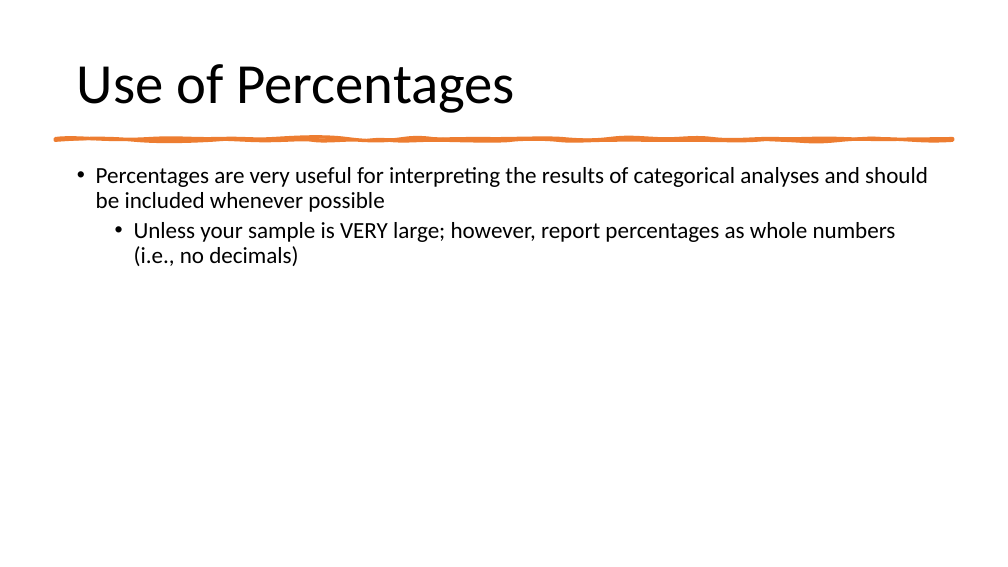
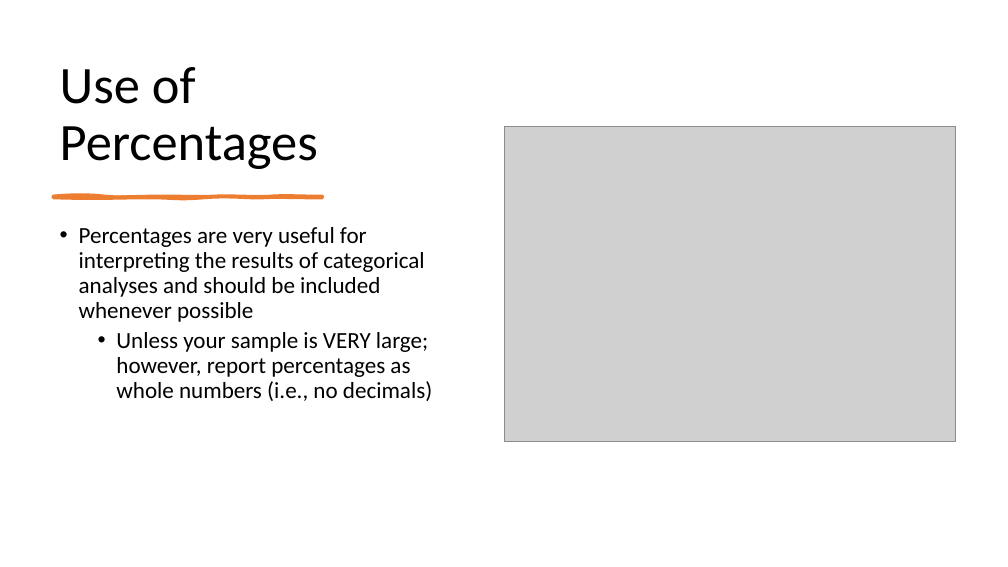
Before and after one commit to mikenguyen13/mar4050, a slide deck: slide 11 of lectures/11/2_Analysis and Interpretation Individual Variables Independently.pptx (slide 8 before the commit). Drawn at 1008x567 pixels with LibreOffice and Linux fonts; fonts in the diff are those of the drawing; grey boxes stand for pictures. Boxes give left, top, right and bottom in pixels: in the first picture for what was removed or moved away, otherwise in the second. Text is boxed around its words. In the diff, an @@ line names an element or a change of style, - is before the commit and + after.

```diff
--- a/lectures/11/2_Analysis and Interpretation Individual Variables Independently.pptx
+++ b/lectures/11/2_Analysis and Interpretation Individual Variables Independently.pptx
@@ title "Use of Percentages": place and size @@
-title "Use of Percentages" at (77,64,515,113)
+title "Use of Percentages" at (60,67,318,169)
@@ title "Use of Percentages" at (60,67,318,169): size 54 to 50 pt; vertical alignment middle to bottom @@
@@ freeform shape removed at (55,138,953,140) @@
@@ picture added at (504,126,956,441) @@
@@ freeform shape added at (53,197,322,198), fill #ED7D31, outline #ED7D31 3 pt @@
@@ text "Percentages are very useful for ..." rewrapped from (96,167,928,266) to (79,227,432,401) @@
```
Also in this commit, not shown: 5 other slides changed, 4 slides added, 2 slides removed, 15 other files.
